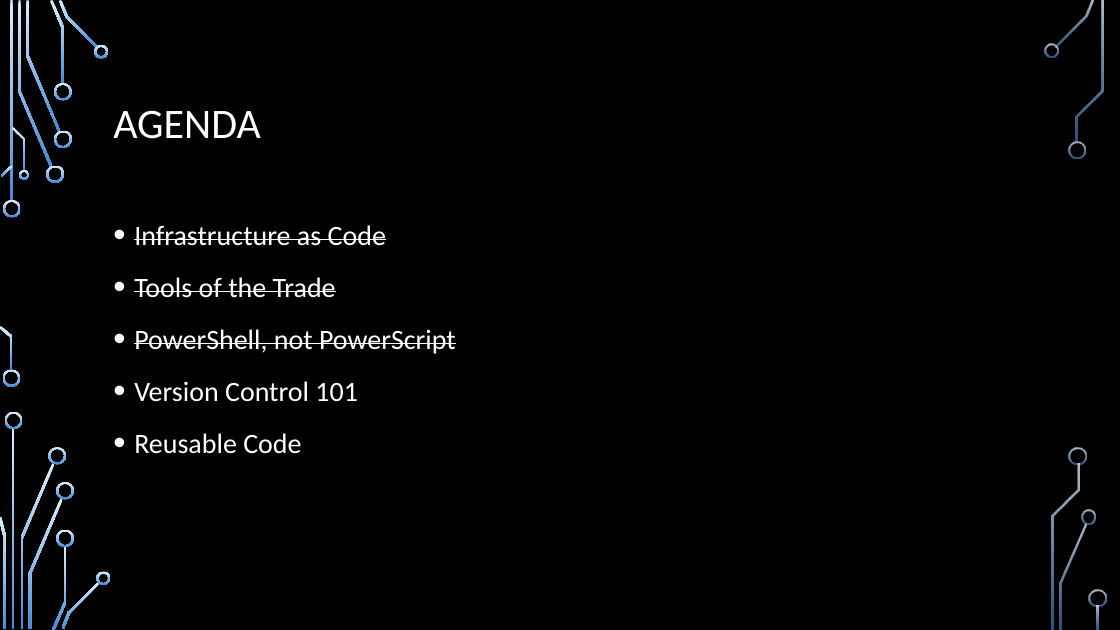
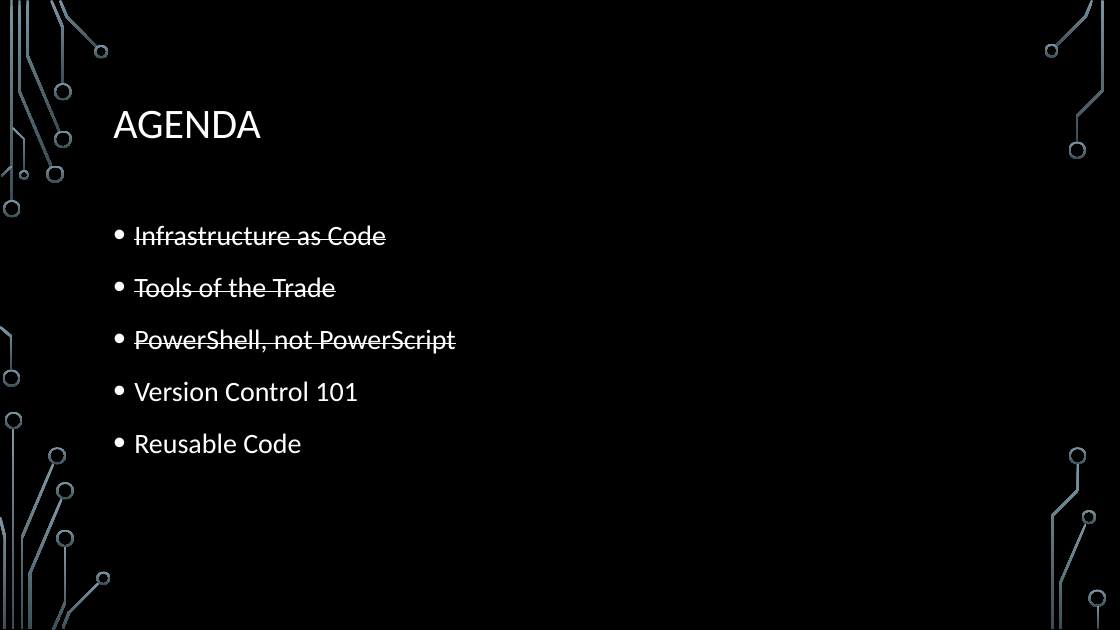
Before and after one commit to ryandcoates/code4sysadmins, a slide deck: slide 18 of Coding for System Administrators.pptx. Drawn at 1120x630 pixels with LibreOffice and Linux fonts; fonts in the diff are those of the drawing; background and template pictures are left out. Boxes give left, top, right and bottom in pixels: in the first picture for what was removed or moved away, otherwise in the second. Text is boxed around its words. In the diff, an @@ line names an element or a change of style, - is before the commit and + after.

```diff
--- a/Coding for System Administrators.pptx
+++ b/Coding for System Administrators.pptx
@@ fill gradient #DBEFF9 to #448AD7 to gradient #7C96A3 to #3B4C54 in 36 elements at (3, 200, 21, 218), (3, 370, 20, 387), (18, 1, 52, 167), (46, 166, 64, 183), (26, 1, 60, 132), (50, 0, 65, 84), (54, 130, 71, 148), (54, 83, 71, 101), (59, 0, 97, 49), (94, 45, 109, 58), (1, 166, 13, 177), (0, 326, 13, 371), (12, 127, 25, 171), (18, 170, 29, 180), (13, 429, 15, 629), (20, 463, 54, 628), (5, 412, 23, 429), (0, 517, 6, 628), (49, 447, 66, 465), (29, 498, 63, 629), (52, 546, 66, 630), (56, 482, 74, 500), (56, 529, 74, 547), (61, 581, 100, 629), (97, 571, 111, 585), (1055, 0, 1094, 47), (1044, 44, 1059, 58), (1069, 141, 1086, 159), (1060, 523, 1087, 629), (1082, 510, 1096, 524), (1076, 1, 1104, 143), (1070, 447, 1087, 465), (1051, 464, 1080, 629), (1089, 590, 1107, 607), (1097, 606, 1100, 629), (10, 1, 13, 202) @@
```
Also in this commit, not shown: 26 other slides changed, 3 slides added.
